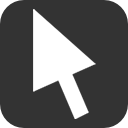
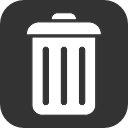
Two versions of the same layered image (w=128, h=128). Layer-by-layer changes:
added layer "Layer 22" above "clicker" over left=26, top=11, right=102, bottom=117
hid "clicker" over left=33, top=9, right=96, bottom=119
